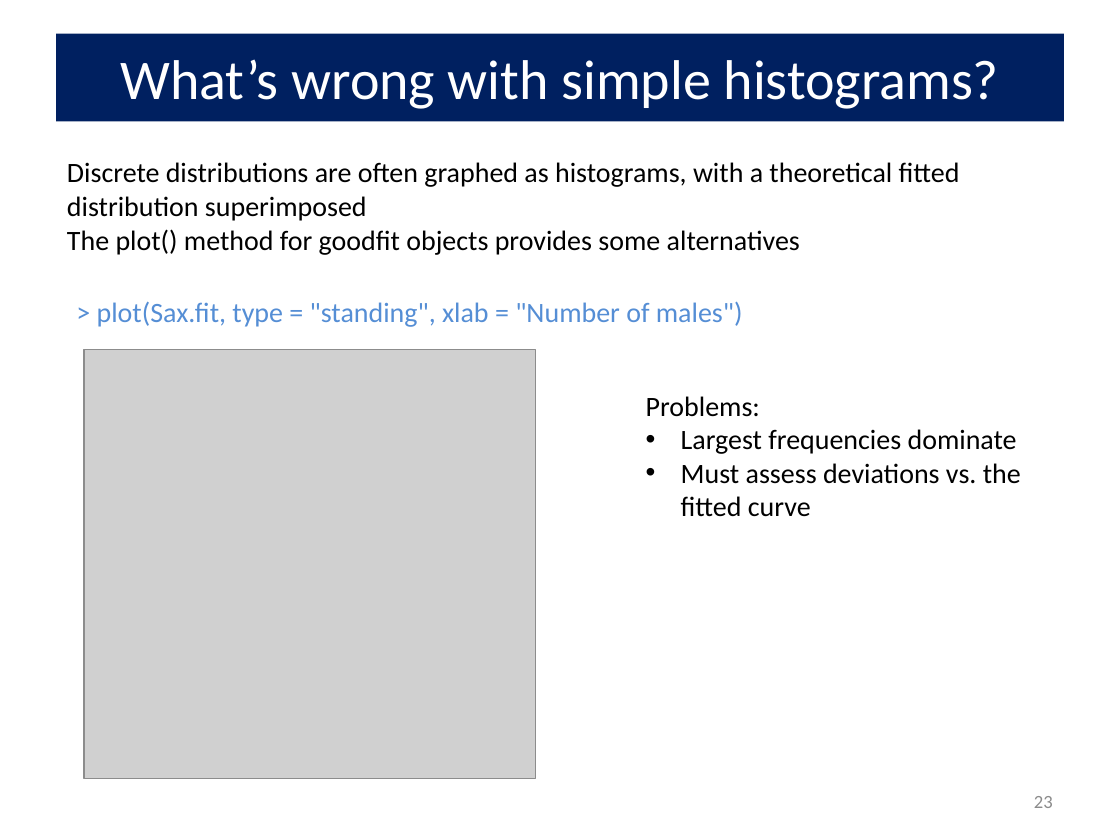
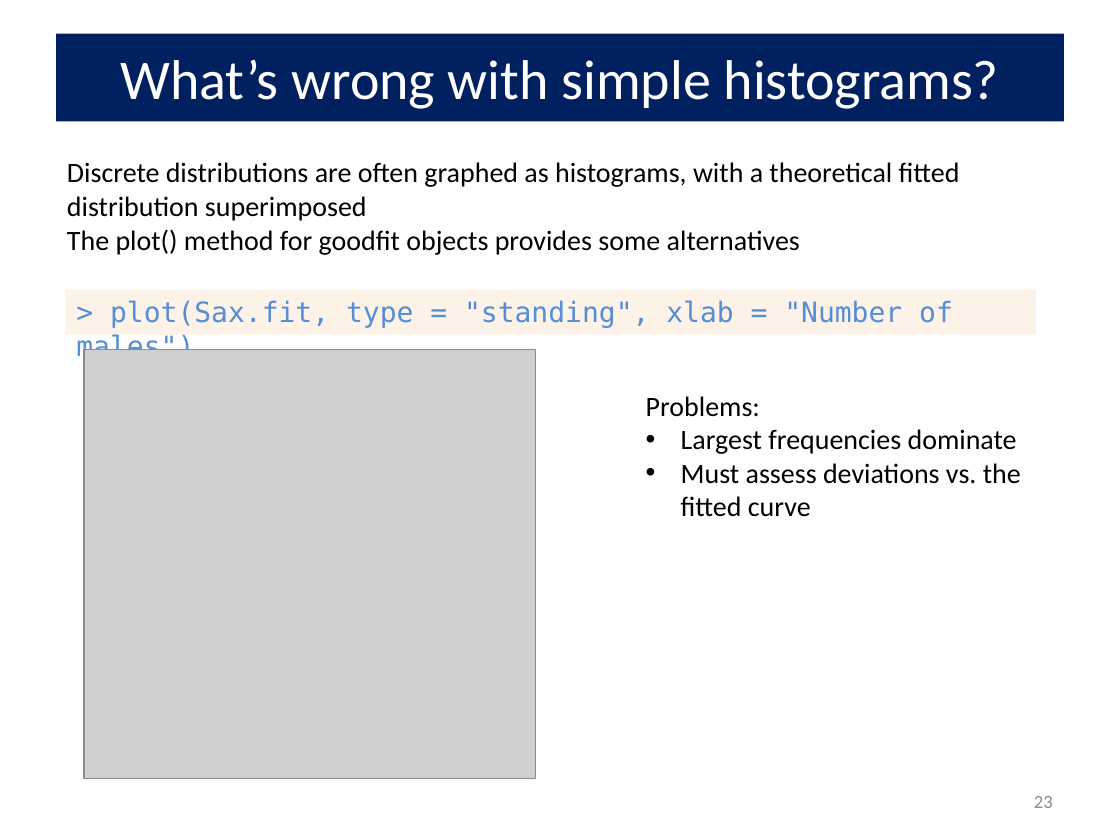
Before and after one commit to friendly/psy6136, a slide deck: slide 23 of lectures/02-Discrete.pptx. Drawn at 1120x840 pixels with LibreOffice and Linux fonts; fonts in the diff are those of the drawing; grey boxes stand for pictures. Boxes give left, top, right and bottom in pixels: in the first picture for what was removed or moved away, otherwise in the second. Text is boxed around its words. In the diff, an @@ line names an element or a change of style, - is before the commit and + after.

```diff
--- a/lectures/02-Discrete.pptx
+++ b/lectures/02-Discrete.pptx
@@ rectangle "> plot(Sax.fit, type = "standing", ...": place and size @@
-rectangle "> plot(Sax.fit, type = "standing", ..." at [97, 301, 743, 327]
+rectangle "> plot(Sax.fit, type = "standing", ..." at [65, 289, 1036, 334]
@@ rectangle "> plot(Sax.fit, type = "standing", ..." at [65, 289, 1036, 334]: font Calibri to DejaVu Sans Mono; fill none to #FDEADA at 60% opacity @@
```
Also in this commit, not shown: 8 other slides changed, 12 other files.
